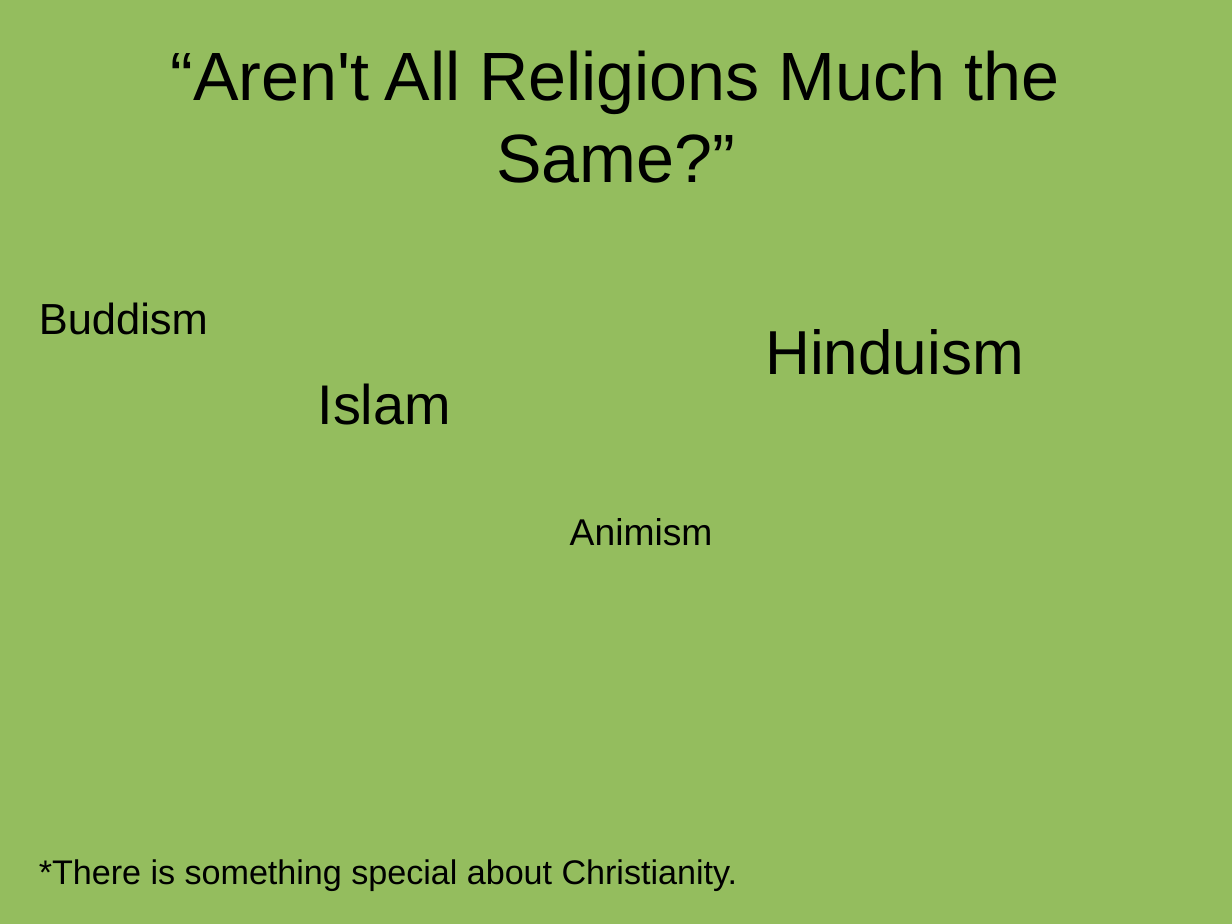
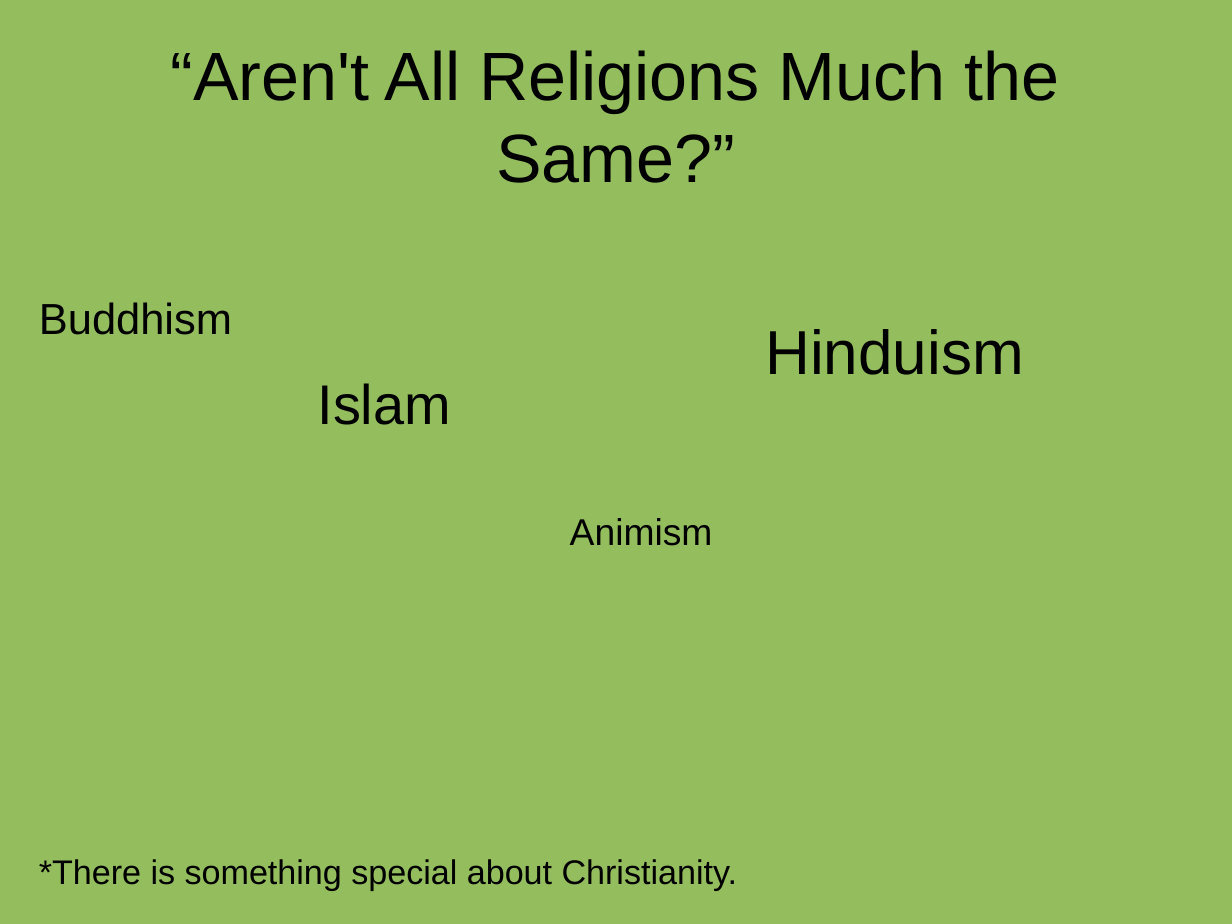
Before and after one commit to qrprat77/sunday_nite_class, a slide deck: slide 3 of sunday_nite_chapter_two.odp. Drawn at 1232x924 pixels with LibreOffice and Linux fonts; fonts in the diff are those of the drawing. Boxes give left, top, right and bottom in pixels: in the first picture for what was removed or moved away, otherwise in the second. Text is boxed around its words. In the diff, an @@ line names an element or a change of style, - is before the commit and + after.

Commit message:
corrected spelling mistake, added agenda item

```diff
--- a/sunday_nite_chapter_two.odp
+++ b/sunday_nite_chapter_two.odp
@@ text at bbox=[39, 302, 232, 335]: text changed @@
-Buddism
+Buddhism
```
Also in this commit, not shown: 1 other slide changed.
